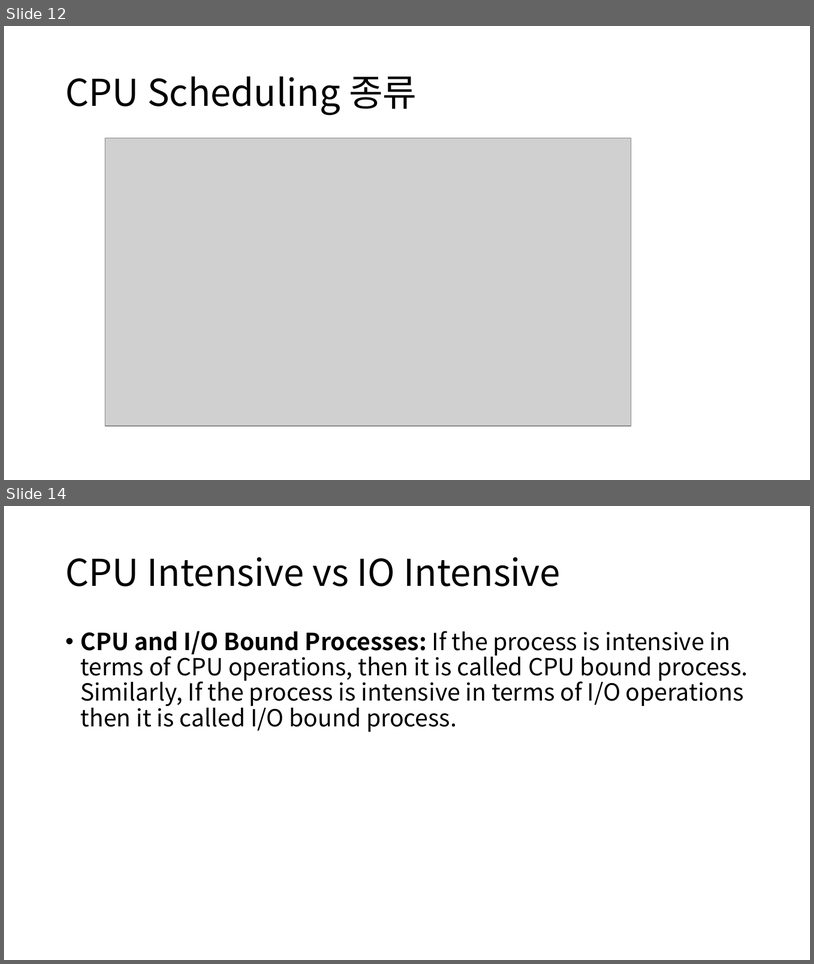
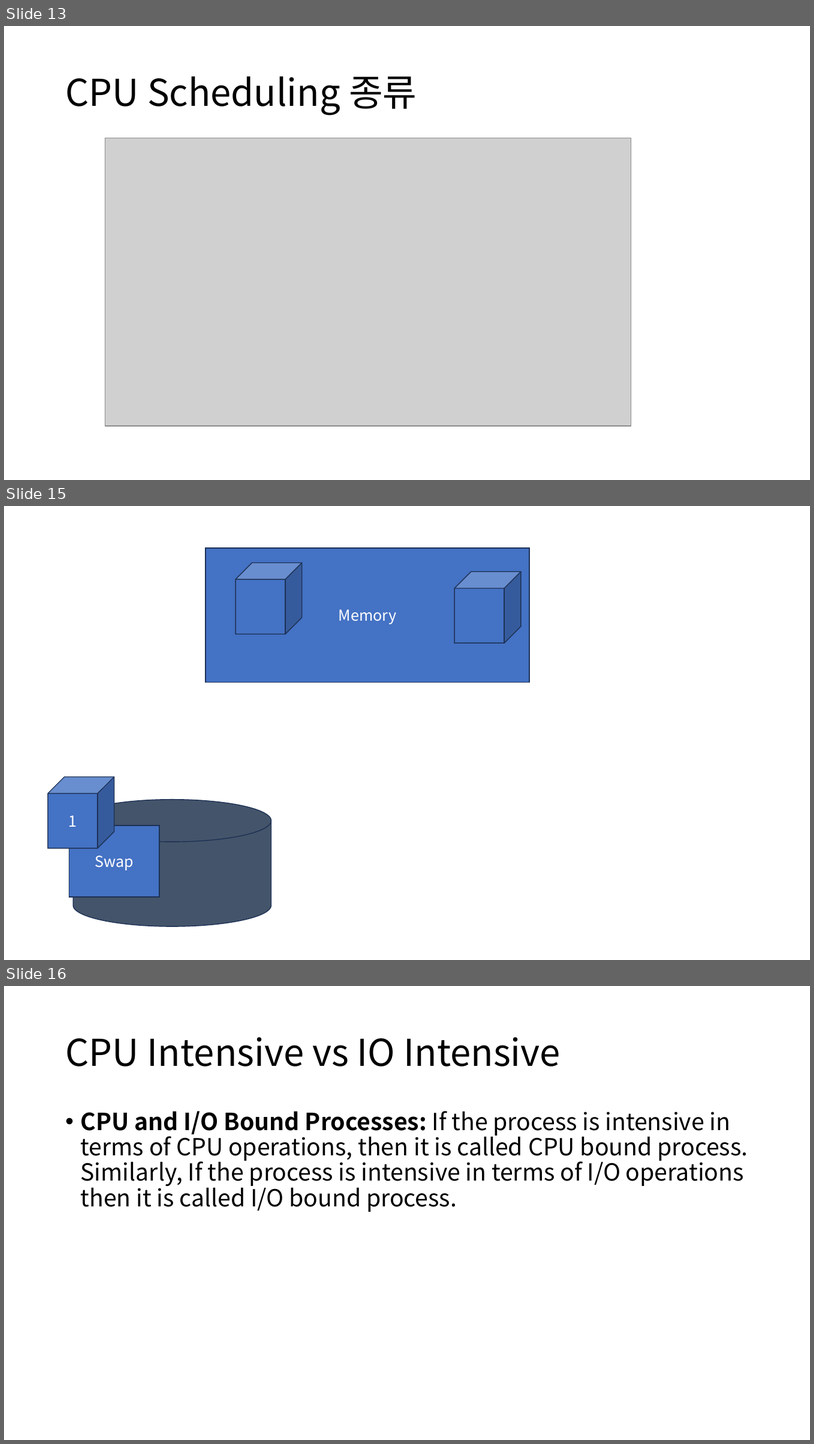
Before and after one commit to Baskervir/simcoding_jm, a slide deck: hy/수업자료/6주차 멀티쓰레딩/Multi Threading.pptx. Shown one above the other, each under a label of ours: slides 12 and 14 before the commit, slides 13, 15 and 16 after it; the slides between them are not shown. The pictures are 814x964 and 814x1444 pixels, drawn with LibreOffice and Linux fonts; fonts in the diff are those of the drawing; grey boxes stand for pictures. Boxes give left, top, right and bottom in pixels: in the first picture for what was removed or moved away, otherwise in the second. Text is boxed around its words. In the diff, an @@ line names an element or a change of style, - is before the commit and + after.

```diff
--- a/hy/수업자료/6주차 멀티쓰레딩/Multi Threading.pptx
+++ b/hy/수업자료/6주차 멀티쓰레딩/Multi Threading.pptx
@@ slide 15 added at box(4, 506, 810, 960), background #FFFFFF @@
@@ rectangle added at box(206, 549, 530, 682), fill #4472C4, outline #1E3256 1 pt, 18 pt, text #FFFFFF @@
+Memory
@@ cube added at box(236, 563, 302, 634), fill #4472C4, outline #1E3256 1 pt @@
@@ cube added at box(455, 571, 521, 643), fill #4472C4, outline #1E3256 1 pt @@
@@ cube added at box(48, 777, 114, 848), fill #4472C4, outline #1E3256 1 pt, 18 pt, text #FFFFFF @@
+1
@@ cylinder added at box(73, 799, 272, 927), fill #44546A, outline #1E3256 1 pt @@
@@ rectangle added at box(69, 825, 159, 897), fill #4472C4, outline #1E3256 1 pt, 18 pt, text #FFFFFF @@
+Swap
@@ what was slide 12 is now slide 13 @@
@@ what was slide 14 is now slide 16 @@
```
Also in this commit, not shown: 4 slides changed, 3 other slides added, 1 slide removed, 4 other files.
